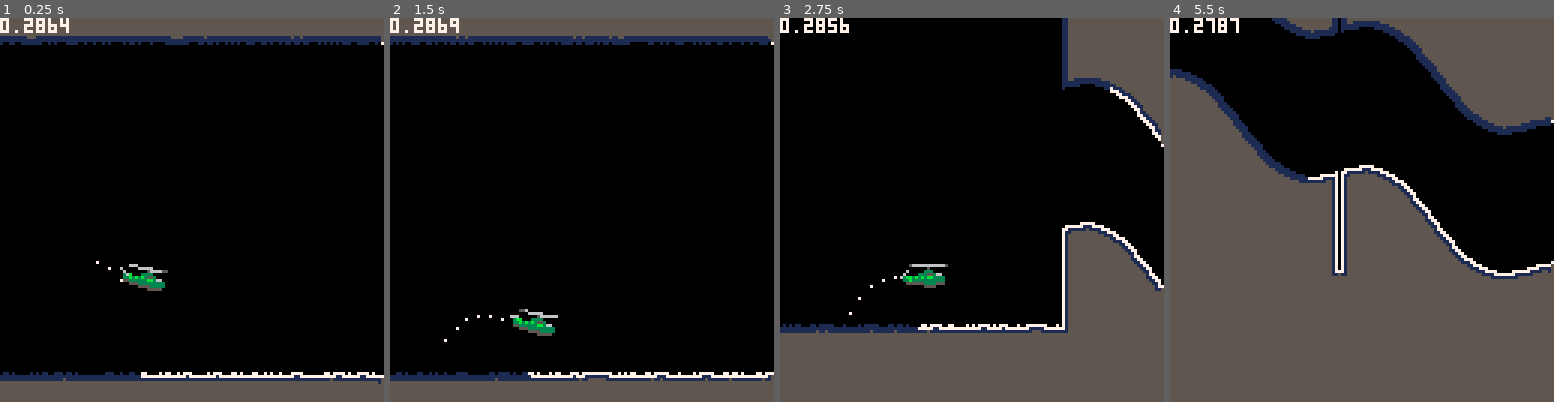
Above: before the commit, frames 1-4 (left to right).
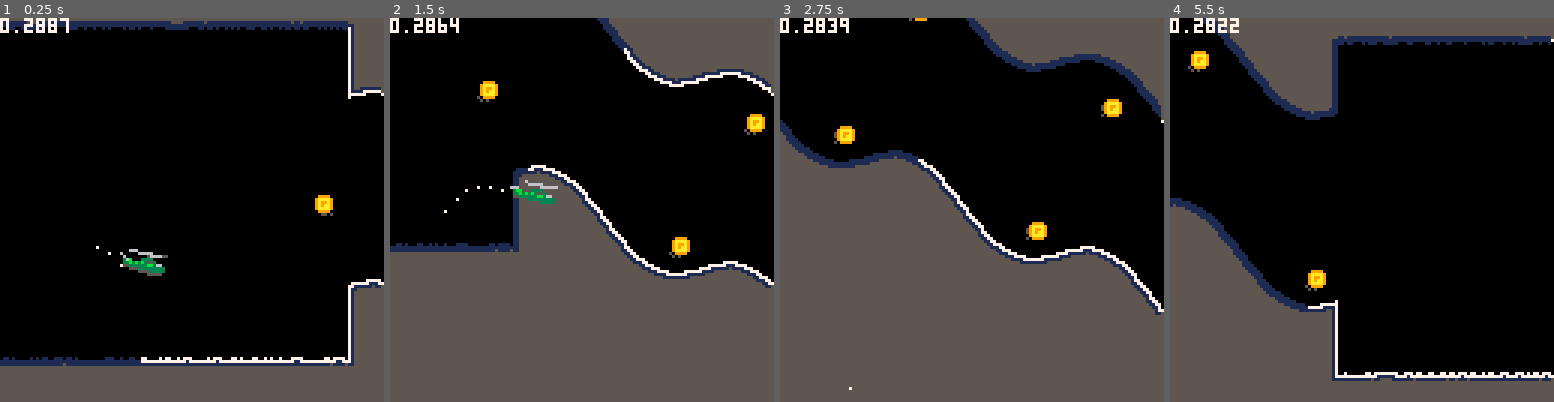
Above: after the commit, the same moments.

Repository: henrycatalinismith/pico8
Game: PICO-8 cartridge nosedive.p8
Same seed, same stepped clock (60 frames per second), same inputs: the game is played once before the commit and once after it.
Inputs:
- Up to frame 1 (0.25 s): no input
- Up to frame 2 (1.5 s): tap X (X key) at 0.33, 1.07 s
- Up to frame 3 (2.75 s): tap X (X key) at 1.85 s
- Up to frame 4 (5.5 s): tap X (X key) at 2.97, 4.08, 5.2 s

The runs differ from the first frame. In frame 1, 15% of the frame differs, in the area x 0-100%, y 0-96%; in frame 2, 46%; in frame 3, 36%; in frame 4, 53%, in the area x 0-100%, y 0-95%.

Commit message:
progress

Diff:
--- a/nosedive.p8
+++ b/nosedive.p8
@@ -4,6 +4,7 @@
 function _init()
   init_camera()
   init_clock()
+  init_coins()
   init_cave()
   init_level()
   init_gravity()
@@ -52,6 +53,10 @@
   clock_frame = 0
 end
 
+function init_coins()
+  coins = {}
+end
+
 function init_collision()
   collision_point = nil
 end
@@ -72,31 +77,48 @@
 end
 
 function init_level()
+
   level_queue = {
-    "flat",
-    "flat",
-    "ubend",
-    "ubend",
-    "ubend",
-    "ubend",
-    "flat",
-    "flat",
-    "ubend",
-    "ubend",
-    "ubend",
-    "ubend",
-    "flat",
+    straight(),
+    ubend(),
+    straight(),
+    ubend(),
   }
+
+  -- level_queue = {
+  --   "flat",
+  --   "blocks",
+  --   "blocks",
+  --   "blocks",
+  --   "flat",
+  --   "ubend",
+  --   "ubend",
+  --   "ubend",
+  --   "ubend",
+  --   "flat",
+  --   "flat",
+  --   "ubend",
+  --   "ubend",
+  --   "ubend",
+  --   "ubend",
+  --   "flat",
+  -- }
 
   next_level()
 
   for x = 1, 128 do
     local level_slice = pump_level()
-    add_cave(
-      x,
-      xy(x, level_start_roof + level_slice.roof),
-      xy(x, level_start_floor + level_slice.floor)
-    )
+    local rp = xy(x, level_start_roof + level_slice.roof)
+    local fp = xy(x, level_start_floor + level_slice.floor)
+    add_cave(x, rp, fp)
+
+    if level_slice.coin ~= nil then
+      printh("ADD")
+      local cp = xy(x, rp.y + ((fp.y - rp.y) * level_slice.coin))
+      printh(cp.x)
+      printh(cp.y)
+      add(coins, cp)
+    end
   end
 end
 
@@ -114,6 +136,7 @@
   update_camera()
   update_cave()
   update_level()
+  update_coins()
   update_rotor()
   update_helicopter()
   update_hitbox()
@@ -200,20 +223,19 @@
     end
   end
 
-  for i = 1, cave_velocity.x do
-    local li = 128 - i + 1
-    local lx = cave_roof[128 - i].x + 1
-    local level_slice = pump_level()
-    add_cave(
-      li,
-      xy(lx, level_start_roof + level_slice.roof),
-      xy(lx, level_start_floor + level_slice.floor)
-    )
-  end
+
 end
 
 function update_clock()
   clock_frame += 1
+end
+
+function update_coins()
+  for coin in all(coins) do
+    if coin.x < camera_position.x then
+      del(coins, coin)
+    end
+  end
 end
 
 function update_collision()
@@ -286,7 +308,21 @@
 end
 
 function update_level()
-  --
+  for i = 1, cave_velocity.x do
+    local li = 128 - i + 1
+    local lx = cave_roof[128 - i].x + 1
+    local level_slice = pump_level()
+
+    local rp = xy(lx, level_start_roof + level_slice.roof)
+    local fp = xy(lx, level_start_floor + level_slice.floor)
+
+    add_cave(li, rp, fp)
+
+    if level_slice.coin ~= nil then
+      local cp = xy(lx, rp.y + ((fp.y - rp.y) * level_slice.coin))
+      add(coins, cp)
+    end
+  end
 end
 
 function update_rotor()
@@ -331,6 +367,7 @@
 function _draw()
   camera(camera_position.x, camera_position.y)
   draw_cave()
+  draw_coins()
   draw_smoke()
   draw_helicopter()
   --draw_hitbox()
@@ -357,6 +394,12 @@
     line(x, floor, x, camera_bottom, 5)
     line(x, floor, x, floor + cave_floor_blur_heights[i], cave_floor_blur_colors[i])
     line(x, floor, x, floor + cave_floor_edge_heights[i], cave_floor_edge_colors[i])
+  end
+end
+
+function draw_coins()
+  for coin in all(coins) do
+    spr(64 + loop(clock_frame, 24, 24), coin.x, coin.y)
   end
 end
 
@@ -595,31 +638,39 @@
   flat = function()
     camera_velocity.y = 0
     return {
-      roof = flat() + noise(2),
-      floor = flat() + noise(2),
+      roof = noise(2),
+      floor = noise(2),
     }
   end,
 
   ubend = function()
     camera_velocity.y = 0.5
     return {
-      roof = flat() + noise(1) + sinwave(8, 2) + fudge(32) + descend(64),
-      floor = flat() + noise(1) + sinwave(8, 2) + fudge(-32) + descend(64)
+      roof = noise(1) + sinwave(8, 2) + fudge(32) + descend(64),
+      floor = noise(1) + sinwave(8, 2) + fudge(-32) + descend(64)
     }
-  end
+  end,
+
+  blocks = function()
+    return {
+      roof = squarewave(32, 1) + fudge(8) + noise(8),
+      floor = sinwave(16, 1) + fudge(-32) + noise(8),
+    }
+  end,
 }
 
 function next_level()
   printh("next level")
   camera_velocity.y = 0
-  level_id = level_queue[1]
-  del(level_queue, level_id)
-  level_length = 128
+  level_fn = level_queue[1]
+  del(level_queue, level_fn)
   level_distance = 0
   level_progress = 0
   level_start_roof = cave_roof[127].y
   level_start_floor = cave_floor[127].y
-  level_object = levels[level_id]()
+  level_object = level_fn()
+  level_length = level_object.length
+  level_coins = level_object.coins
 end
 
 function pump_level()
@@ -634,9 +685,21 @@
     level_progress = level_distance / level_length
   end
 
+  local roof = level_object.roof(level_progress)
+  local floor = level_object.floor(level_progress)
+  local coin = nil
+
+  if #level_coins > 0 then
+    if level_coins[1][1] <= level_progress then
+      coin = level_coins[1][2]
+      del(level_coins, level_coins[1])
+    end
+  end
+
   return {
-    roof = level_object.roof(level_progress),
-    floor = level_object.floor(level_progress),
+    roof = roof,
+    floor = floor,
+    coin = coin,
   }
 end
 
@@ -687,9 +750,15 @@
   end)
 end
 
-function sinwave(magnitude, frequency, o)
+function sinwave(magnitude, frequency)
   return generator(function(p)
     return sin(p * frequency) * magnitude
+  end)
+end
+
+function squarewave(magnitude, frequency)
+  return generator(function(p)
+    return max(0, ceil(sin(p * frequency))) * magnitude
   end)
 end
 
@@ -699,123 +768,160 @@
   end)
 end
 
-…(120 lines of a section not shown)…
+function straight()
+  return function()
+    return {
+      length = 128,
+      roof = noise(2),
+      floor = noise(2),
+      coins = {{ 0.9, 0.5 }},
+    }
+  end
+end
+
+function ubend()
+  return function()
+    local length = 256
+    local descent = 128
+    camera_velocity.y = descent / length
+    return {
+      length = length,
+      roof = noise(1) + sinwave(8, 4) + fudge(24) + descend(descent),
+      floor = noise(1) + sinwave(8, 4) + fudge(-24) + descend(descent),
+      coins = {
+        { 0.2, 0.8 },
+        { 0.3, 0.2 },
+        { 0.45, 0.8 },
+        { 0.55, 0.2 },
+        { 0.7, 0.8 },
+        { 0.8, 0.2 },
+        { 0.95, 0.8 },
+      },
+    }
+  end
+end
+…(106 lines of a section not shown)…
+__map__
+0000000000000000000000000000000000000000000000000000000000000000000000000000000000000000000000000000000000000000000000000000000000000000000000000000000000000000000000000000000000000000000000000000000000000000000000000000000000000000000000000000000000000000
+0000000000000000000000000000000000000000000000000000000000000000000000000000000000000000000000000000000000000000000000000000000000000000000000000000000000000000000000000000000000000000000000000000000000000000000000000000000000000000000000000000000000000000
+0000000000000006060000000000000000000000000000000000000000000000000000000000000000000000000000000000000000000000000000000000000000000000000000000000000000000000000000000000000000000000000000000000000000000000000000000000000000000000000000000000000000000000
+…(15 lines of a section not shown)…
Not shown, changed: 31 lines of the sprite sheet (__gfx__) section of nosedive.p8
